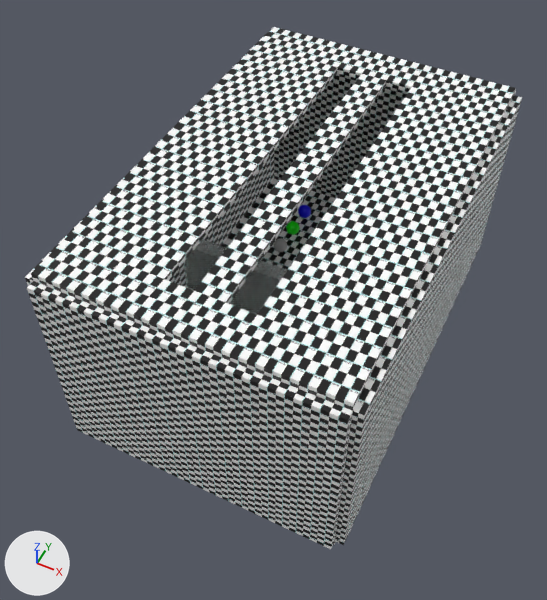
One commit to the glTF model Assets/Models/raytraced/GItest.gltf: the scene before it, then after it.
Both versions are drawn from a 50 mm camera at (25.5, -58.3, 75.5) aimed at (-1.2, -4.8, 8.7). Lighting does not change. The marker at lower left points along +X, +Y and +Z. The picture after the commit comes second. Where no turn or scale is listed for an object, it has been applied to the vertices. Vertices at exactly the same position are counted once.
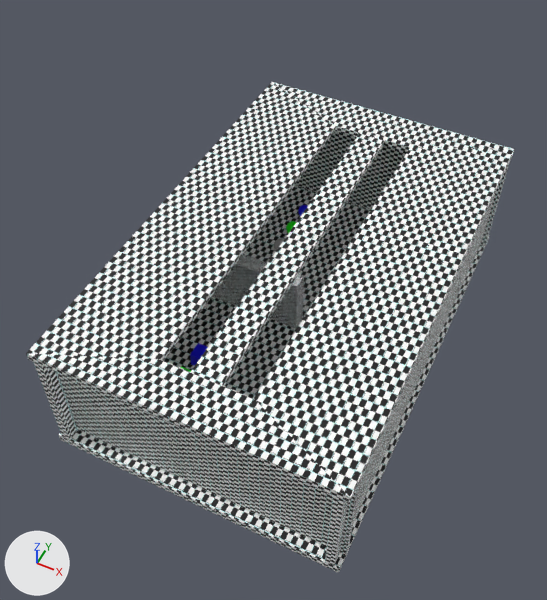
Where the newer file only moved an object's origin or applied its transform, the numbers keep the older frame.

What the commit changed:
me_cube_002 has 26 vertices, 56 faces and spans x -1.0..1.0, y -1.0..1.0, z 1.0..1.08.
me_cube_002 is used by ob_cube; location (0.0, 0.0, 12.0); scale (16.0, 25.0, 12.2).
me_cube_002 part 1: texture (UV) coordinates of 56 of 56 faces, centred in x -1.0..1.0, y -1.0..1.0, z 1.0..1.08, changed; they spanned u -9.5..10.5, v -9.5..10.5 and now span u -97.79..98.32, v -99.2..100.49.
me_icosphere_001 has 42 vertices, 80 faces and spans x -0.95..0.95, y -1.0..1.0, z -1.0..1.0.
me_icosphere_001 is used by ob_icosphere_001; location (-8.0, 19.0, 1.0).
me_icosphere_001 part 2: texture (UV) coordinates of 80 of 80 faces, centred in x -0.93..0.93, y -0.89..0.89, z -0.9..0.9, changed; they spanned u 0.0..1.0, v 0.0..0.47 and now span u -68.11..98.79, v -95.95..100.49.
me_icosphere_002 has 42 vertices, 80 faces and spans x -0.95..0.95, y -1.0..1.0, z -1.0..1.0.
me_icosphere_002 is used by ob_icosphere_002; location (-8.0, 15.0, 1.0).
me_icosphere_002 part 3: texture (UV) coordinates of 80 of 80 faces, centred in x -0.93..0.93, y -0.89..0.89, z -0.9..0.9, changed; they spanned u 0.0..1.0, v 0.0..0.47 and now span u -97.79..97.92, v -97.55..72.38.
me_cube_009 has 8 vertices, 12 faces and spans x -8.1..8.1, y -1.0..1.0, z -4.0..4.0.
me_cube_009 is used by ob_cube_004; location (-8.0, 0.0, 4.0).
me_cube_009 part 4: texture (UV) coordinates of 12 of 12 faces, centred in x -8.1..8.1, y -1.0..1.0, z -4.0..4.0, changed; they spanned u -9.5..10.5, v -9.5..10.5 and now span u -38.44..50.58, v -47.87..70.82.
me_cube_010 is used by ob_cube_005; location (0.0, 0.0, 12.0).
me_cube_010 had 8 vertices, 12 faces and spanned x -17.0..-16.0, y -25.0..25.0, z -12.2..12.2.
me_cube_010 now has 8 vertices, 12 faces and spans x -17.0..-16.0, y -27.5..27.5, z -12.2..2.2.
me_cube_010 part 5: the whole mesh is scaled about its middle by (1, 1.1, 0.588), then moved by (0.0, 0.0, -5.0).
me_cube_011 is used by ob_cube_006; location (0.0, 0.0, 12.0).
me_cube_011 had 8 vertices, 12 faces and spanned x -16.0..16.0, y 25.0..26.0, z -12.2..12.2.
me_cube_011 now has 8 vertices, 12 faces and spans x -17.6..17.6, y 25.0..26.0, z -12.2..2.2.
me_cube_011 part 6: the whole mesh is scaled about its middle by (1.1, 1, 0.588), then moved by (0.0, 0.0, -5.0).
me_cube_012 has 8 vertices, 12 faces and spans x -1.0..1.0, y -1.0..1.0, z -1.08..-1.0.
me_cube_012 is used by ob_cube_007; location (0.0, 0.0, 12.0); scale (16.0, 25.0, 12.2).
me_cube_012 part 7: texture (UV) coordinates of 12 of 12 faces, centred in x -1.0..1.0, y -1.0..1.0, z -1.08..-1.0, changed; they spanned u -9.5..10.5, v -9.5..10.5 and now span u -97.79..80.25, v -98.39..100.49.
me_cube_013 is used by ob_cube_008; location (0.0, 0.0, 12.0).
me_cube_013 had 10 vertices, 16 faces and spanned x -16.0..16.0, y -26.0..-25.0, z -12.2..12.2.
me_cube_013 now has 10 vertices, 16 faces and spans x -17.6..17.6, y -26.0..-25.0, z -12.2..2.2.
me_cube_013 part 8: the whole mesh is scaled about its middle by (1.1, 1, 0.588), then moved by (0.0, 0.0, -5.0).
me_cube_014 is used by ob_cube_009; location (0.0, 0.0, 12.0).
me_cube_014 had 8 vertices, 12 faces and spanned x 16.0..17.0, y -25.0..25.0, z -12.2..12.2.
me_cube_014 now has 8 vertices, 12 faces and spans x 16.0..17.0, y -27.5..27.5, z -12.2..2.2.
me_cube_014 part 9: the whole mesh is scaled about its middle by (1, 1.1, 0.588), then moved by (0.0, 0.0, -5.0).
Object 'Cube' (ob_cube) moves from (0.0, 0.0, 12.0) to (0.0, 0.0, 2.0).
Object 'Cube' (ob_cube) is rescaled from (16.0, 25.0, 12.2) to (17.6, 27.5, 12.2).
Object 'Cube.007' (ob_cube_007) is rescaled from (16.0, 25.0, 12.2) to (17.6, 27.5, 12.2).

Changed parts and their boxes (x1, y1, x2, y2) in the pictures (547 x 600 px):
'Cube', surface changed, moved, rescaled (10% taller)
    before: (31, 27, 516, 411)
    after: (26, 82, 515, 503)
'Cube.008', rescaled
    before: (27, 281, 353, 549)
    after: (57, 372, 361, 556)
'Cube.007', surface changed, rescaled
    before: (189, 179, 336, 545)
    after: (58, 185, 490, 573)
'Cube.009', rescaled
    before: (335, 95, 522, 545)
    after: (325, 195, 495, 566)
'Cube.006', rescaled
    before: (274, 73, 516, 198)
    after: (295, 131, 509, 246)
'Cube.005', rescaled
    before: (25, 32, 274, 288)
    after: (34, 362, 77, 440)
part 2 of me_icosphere_001, surface changed
    both: (298, 205, 308, 217)
part 3 of me_icosphere_002, surface changed
    both: (286, 221, 296, 233)
part 4 of me_cube_009, surface changed
    before: (185, 239, 287, 314)
    after: (212, 254, 304, 328)
